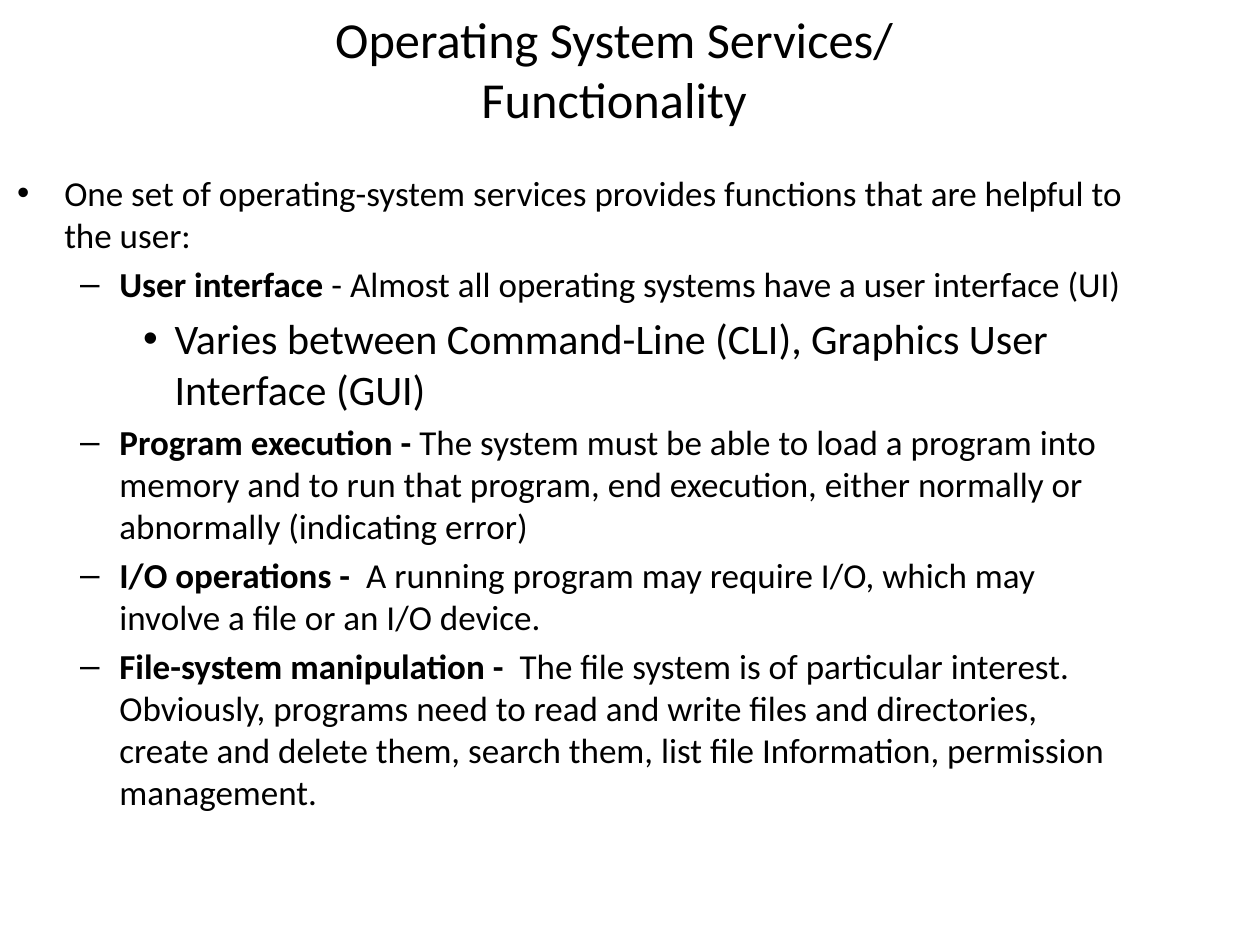
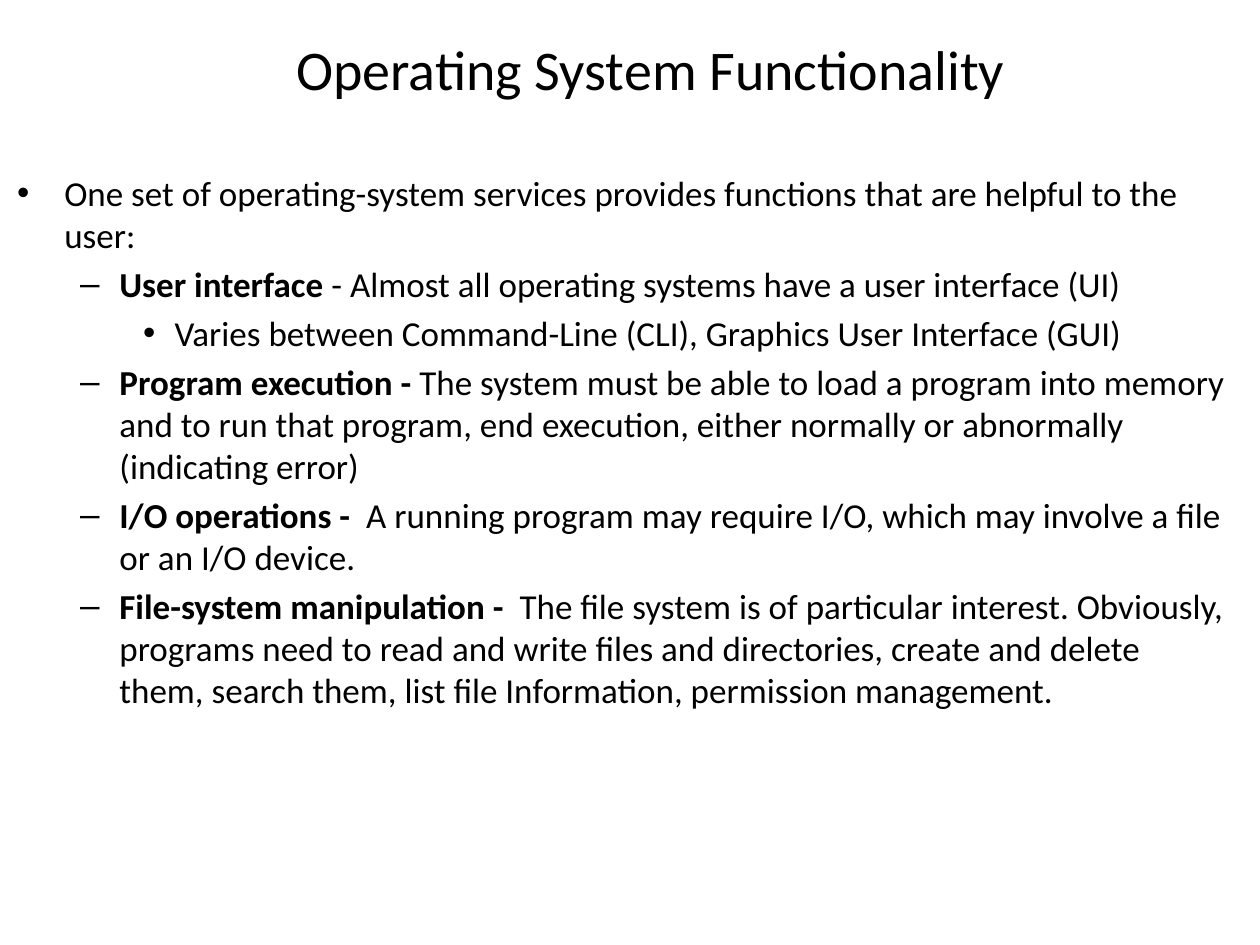
Before and after one commit to PrashanthSingaravelan/Fall-Semester-2020-2021, a slide deck: slide 8 of CSI1002 Operating System Principles/Geraldine/Module 1 Introduction.pptx. Drawn at 1260x945 pixels with LibreOffice and Linux fonts; fonts in the diff are those of the drawing. Boxes give left, top, right and bottom in pixels: in the first picture for what was removed or moved away, otherwise in the second. Text is boxed around its words. In the diff, an @@ line names an element or a change of style, - is before the commit and + after.

```diff
--- a/CSI1002 Operating System Principles/Geraldine/Module 1 Introduction.pptx
+++ b/CSI1002 Operating System Principles/Geraldine/Module 1 Introduction.pptx
@@ title at bbox=[296, 51, 1004, 100]: text changed; size 28.8 to 32 pt @@
-Operating System Services/
-Functionality
+Operating System Functionality
@@ text at bbox=[175, 320, 1121, 352]: size 24 to 20 pt in "Varies between Command-Line (CLI), Graphics User Interface ..." @@
```
Also in this commit, not shown: 8 other slides changed, 1 slide added, 1 slide removed, 21 other files.
